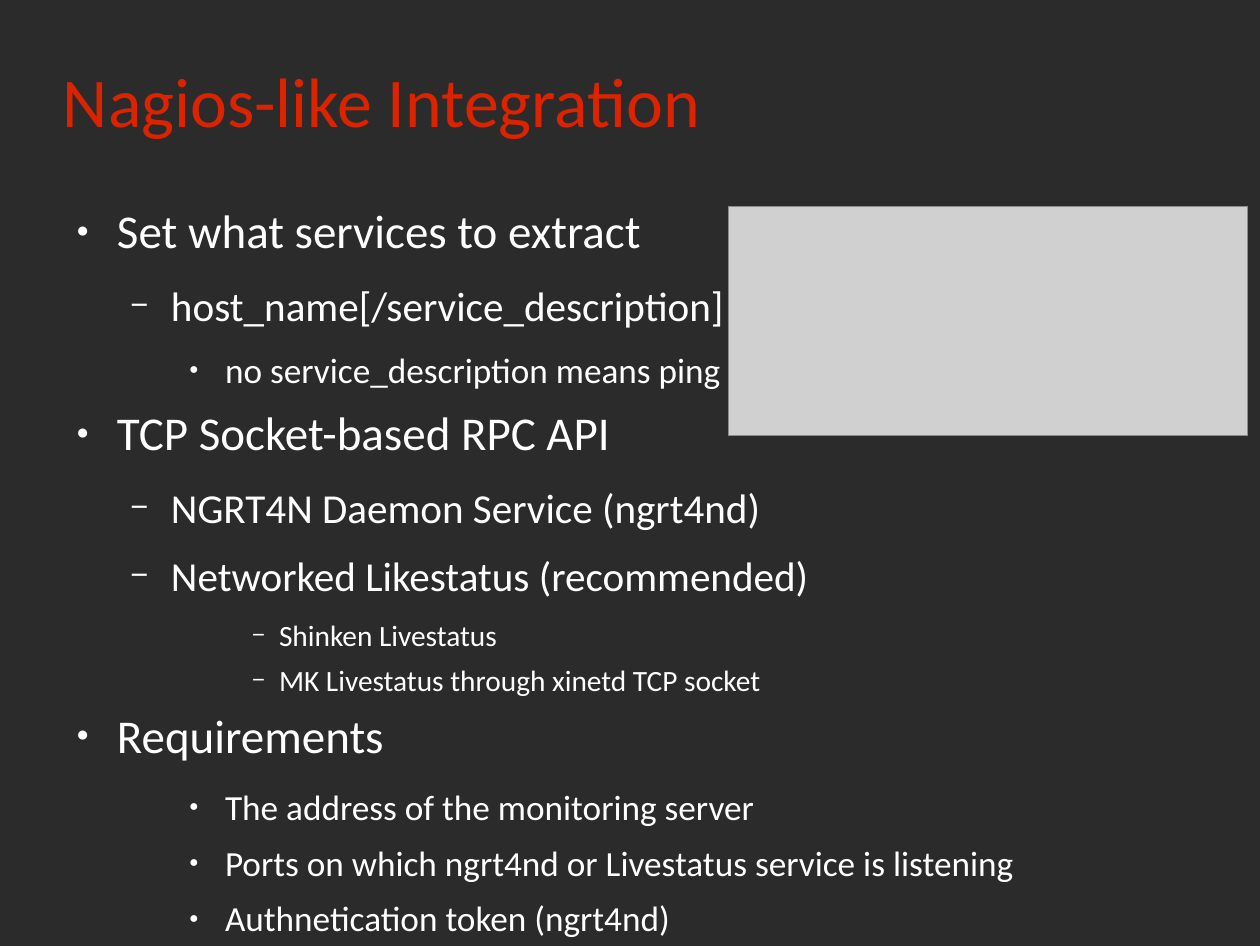
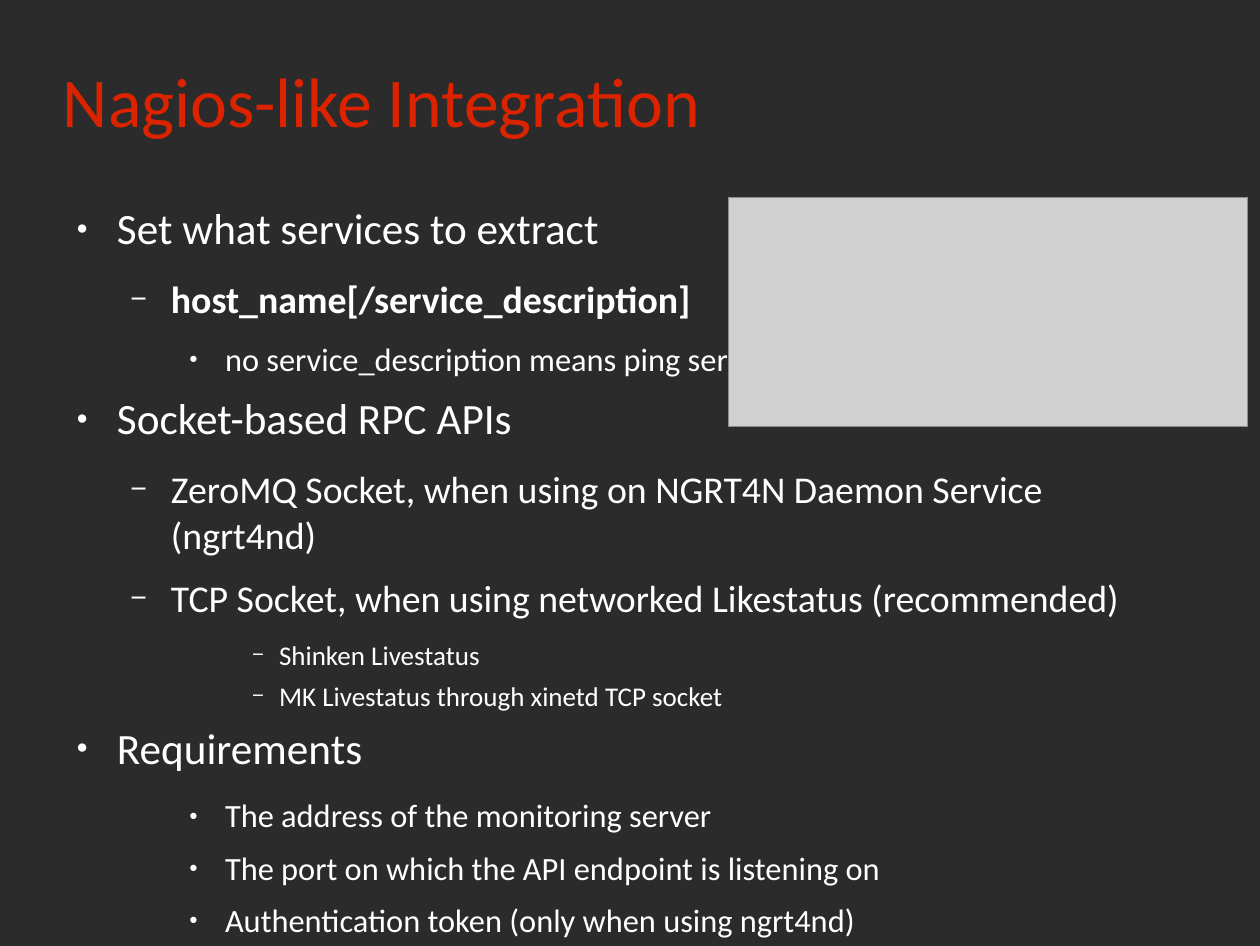
Before and after one commit to rchakode/realopinsight, a slide deck: slide 22 of doc/talks/rmll-2013.odp (slide 21 before the commit). Drawn at 1260x946 pixels with LibreOffice and Linux fonts; fonts in the diff are those of the drawing; grey boxes stand for pictures; background and template pictures are left out; a plain dark background stands for a picture behind light text. Boxes give left, top, right and bottom in pixels: in the first picture for what was removed or moved away, otherwise in the second. Text is boxed around its words. In the diff, an @@ line names an element or a change of style, - is before the commit and + after.

```diff
--- a/doc/talks/rmll-2013.odp
+++ b/doc/talks/rmll-2013.odp
@@ picture: place and size @@
-picture at [728, 206, 1247, 436]
+picture at [728, 197, 1247, 426]
@@ text at [117, 214, 780, 833]: size 29.6 to 27.2 pt in "Set what services to extract", "Requirements"; size 25.9 to 23.8 pt, bold on in "host_name[/service_description]"; size 22.2 to 20.4 pt in "no service_description means ping service", "The address of the monitoring server"; size 18.5 to 17 pt in "Shinken Livestatus", "MK Livestatus through xinetd TCP socket" @@
@@ text at [117, 404, 1118, 619]: text changed; size 25.9 to 23.8 pt @@
-● TCP Socket-based RPC API
-  − NGRT4N Daemon Service (ngrt4nd)
-  − Networked Likestatus (recommended)
+● Socket-based RPC APIs
+  − ZeroMQ Socket, when using on NGRT4N Daemon Service (ngrt4nd)
+  − TCP Socket, when using networked Likestatus (recommended)
@@ text at [225, 857, 880, 938]: text changed; size 22.2 to 20.4 pt @@
-    ● Ports on which ngrt4nd or Livestatus service is listening
-    ● Authnetication token (ngrt4nd)
+    ● The port on which the API endpoint is listening on
+    ● Authentication token (only when using ngrt4nd)
```
Also in this commit, not shown: 9 other slides changed, 4 slides added, 3 slides removed, 2 other files.
